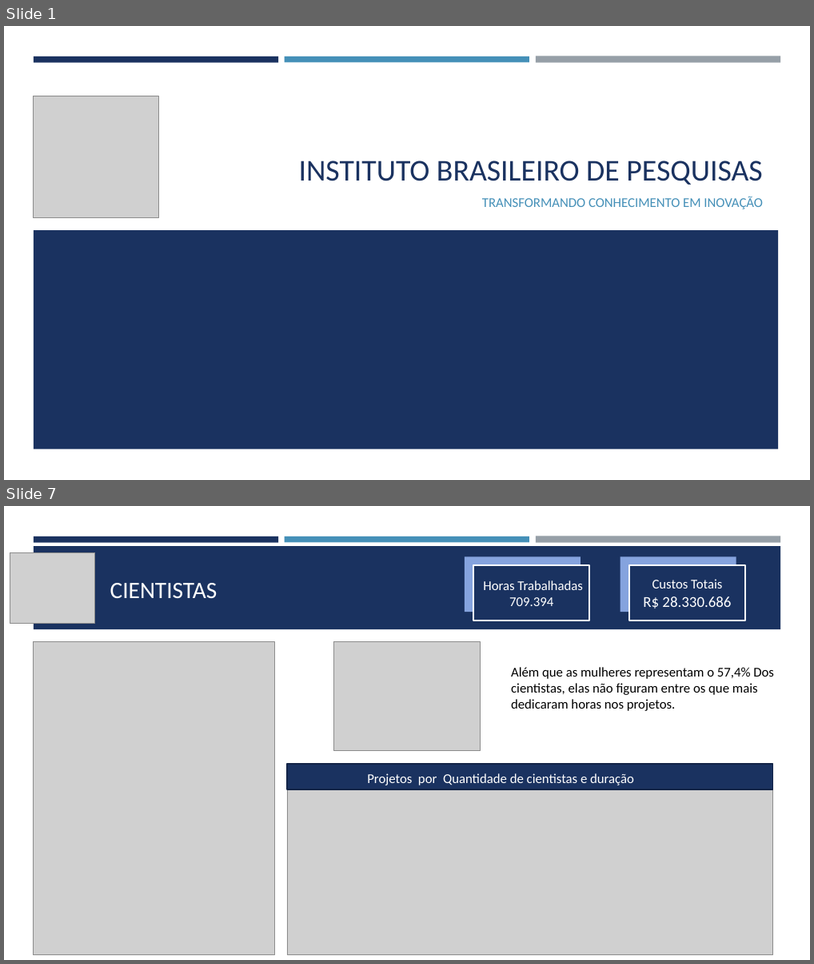
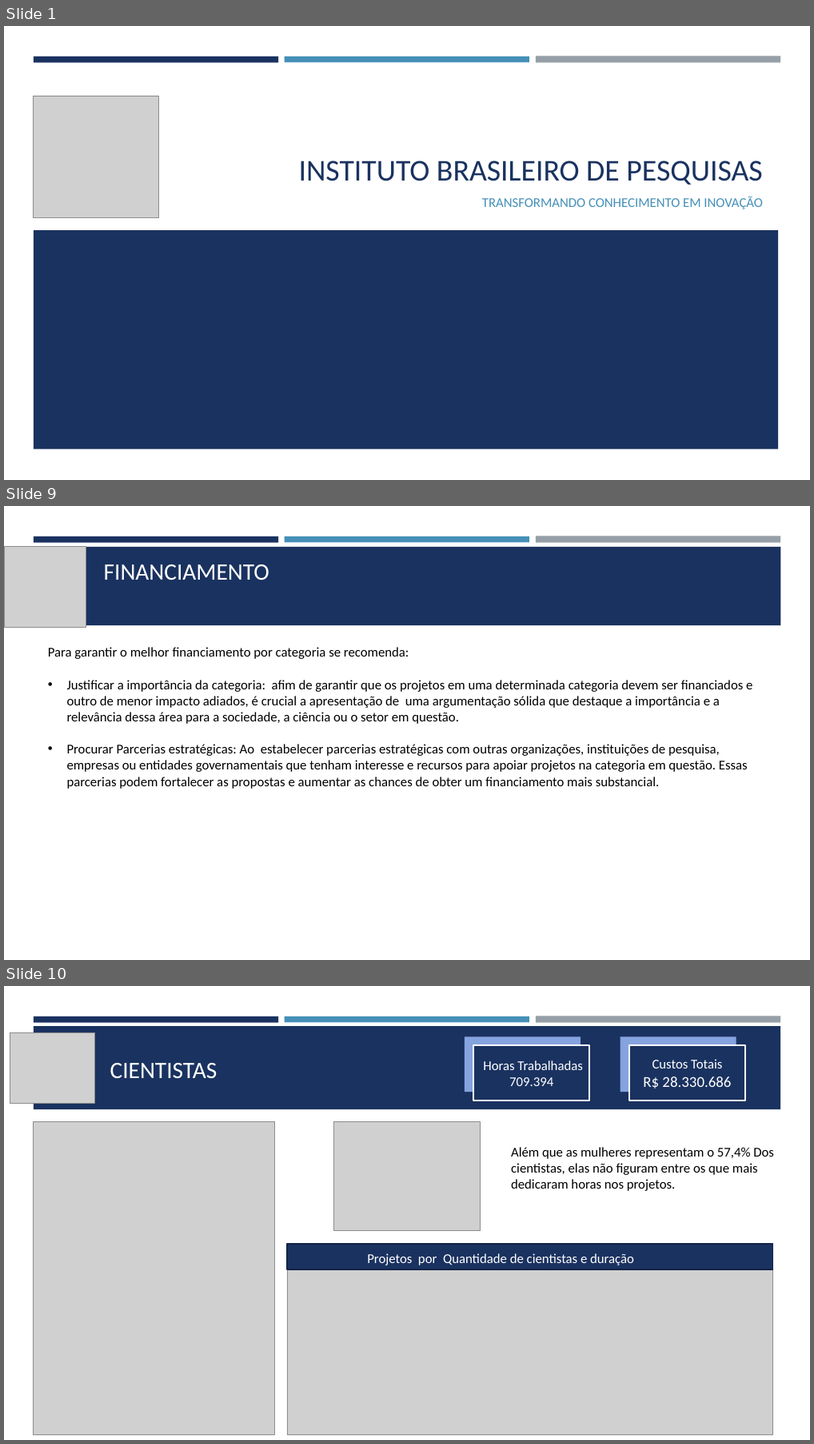
Before and after one commit to ausentes/projectositetoti, a slide deck: Relatorio Toti Cientistas.pptm. Shown one above the other, each under a label of ours: slides 1 and 7 before the commit, slides 1, 9 and 10 after it; the slides between them are not shown. The pictures are 814x964 and 814x1444 pixels, drawn with LibreOffice and Linux fonts; fonts in the diff are those of the drawing; grey boxes stand for pictures. Boxes give left, top, right and bottom in pixels: in the first picture for what was removed or moved away, otherwise in the second. Text is boxed around its words. In the diff, an @@ line names an element or a change of style, - is before the commit and + after.

```diff
--- a/Relatorio Toti Cientistas.pptm
+++ b/Relatorio Toti Cientistas.pptm
@@ slide 9 added at (x1=4, y1=506, x2=810, y2=960), background #FFFFFF; not listed: 3 template elements that a slide beside it also shows @@
@@ picture added at (x1=4, y1=546, x2=86, y2=627) @@
@@ rectangle added at (x1=33, y1=547, x2=782, y2=625), fill #1A3260 @@
@@ text added at (x1=104, y1=564, x2=270, y2=580), 28 pt, text #FFFFFF @@
+FINANCIAMENTO
@@ text added at (x1=48, y1=647, x2=753, y2=788), 16 pt, text #000000 @@
+Para garantir o melhor financiamento por categoria se recomenda:
+• Justificar a importância da categoria: afim de garantir que os projetos em uma determinada categoria devem ser financiados e outro de menor impacto adiados, é crucial a apresentação de uma argumentação sólida que destaque a importância e a relevância dessa área para a sociedade, a ciência ou o setor em questão.
+• Procurar Parcerias estratégicas: Ao estabelecer parcerias estratégicas com outras organizações, instituições de pesquisa, empresas ou entidades governamentais que tenham interesse e recursos para apoiar projetos na categoria em questão. Essas parcerias podem fortalecer as propostas e aumentar as chances de obter um financiamento mais substancial.
@@ what was slide 7 is now slide 10 @@
```
Also in this commit, not shown: 4 slides changed, 5 other slides added, 2 slides removed.
